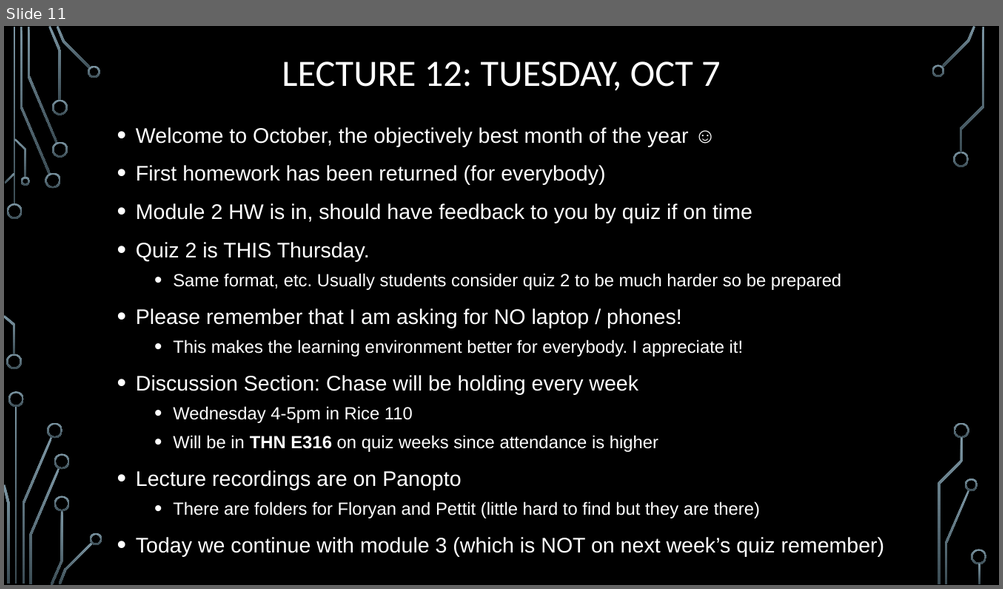
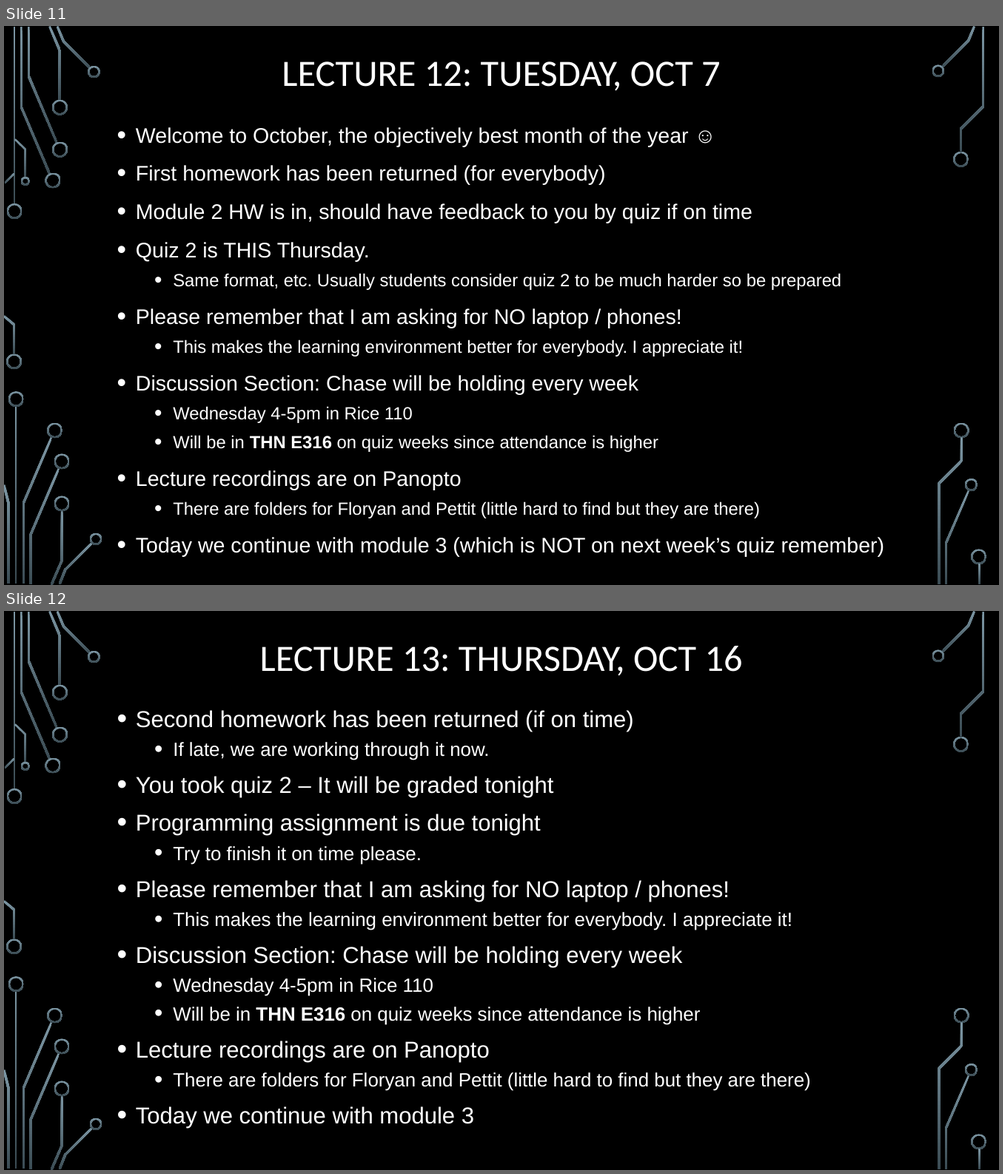
Before and after one commit to markfloryan/dmt2, a slide deck: slides/00-DailyAnnouncements.pptx. Shown one above the other, each under a label of ours: slide 11 before the commit, slides 11 and 12 after it. The pictures are 1003x589 and 1003x1174 pixels, drawn with LibreOffice and Linux fonts; fonts in the diff are those of the drawing; background and template pictures are left out. Boxes give left, top, right and bottom in pixels: in the first picture for what was removed or moved away, otherwise in the second. Text is boxed around its words. In the diff, an @@ line names an element or a change of style, - is before the commit and + after.

```diff
--- a/slides/00-DailyAnnouncements.pptx
+++ b/slides/00-DailyAnnouncements.pptx
@@ slide 12 added at [4, 611, 999, 1170], background picture (left out); not listed: 36 template elements that a slide beside it also shows @@
@@ title added at [260, 646, 743, 676], 36 pt, text #FFFFFF @@
+LECTURE 13: THURSDAY, OCT 16
@@ text added at [136, 710, 811, 1129], 18.5 pt, text #FFFFFF @@
+• Second homework has been returned (if on time)
+  • If late, we are working through it now.
+• You took quiz 2 – It will be graded tonight
+• Programming assignment is due tonight
+  • Try to finish it on time please.
+• Please remember that I am asking for NO laptop / phones!
+  • This makes the learning environment better for everybody. I appreciate it!
+• Discussion Section: Chase will be holding every week
+  • Wednesday 4-5pm in Rice 110
+  • Will be in THN E316 on quiz weeks since attendance is higher
+• Lecture recordings are on Panopto
+  • There are folders for Floryan and Pettit (little hard to find but they are there)
+• Today we continue with module 3
```
Also in this commit, not shown: 1 slide changed, 5 other files.
